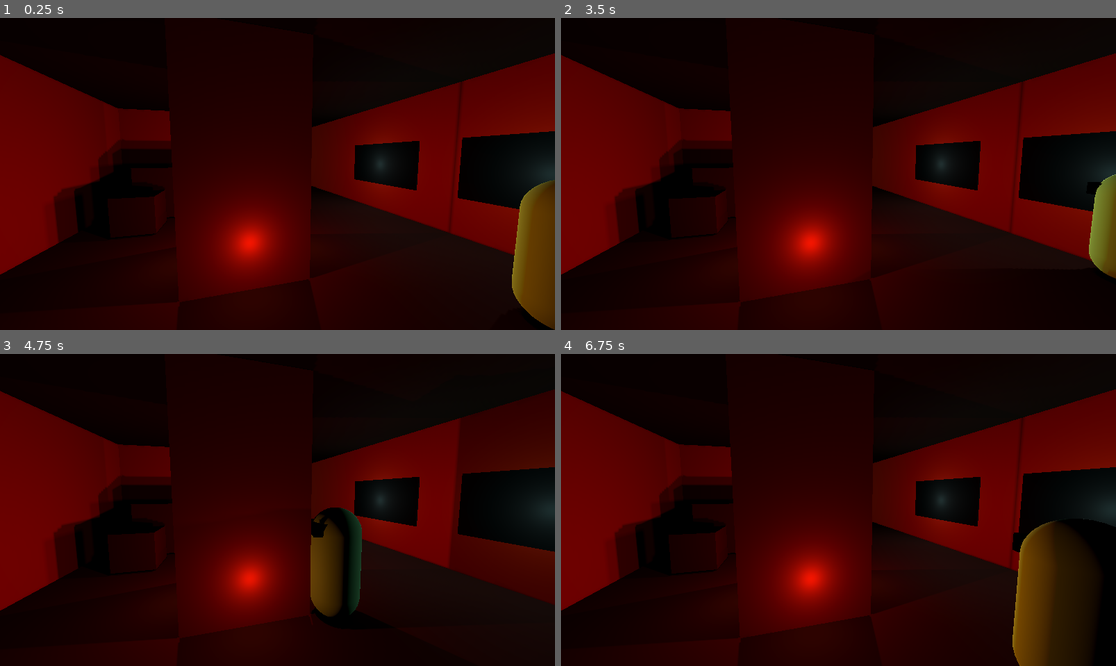
Above: before the commit, frames 1-4 (two rows, left to right).
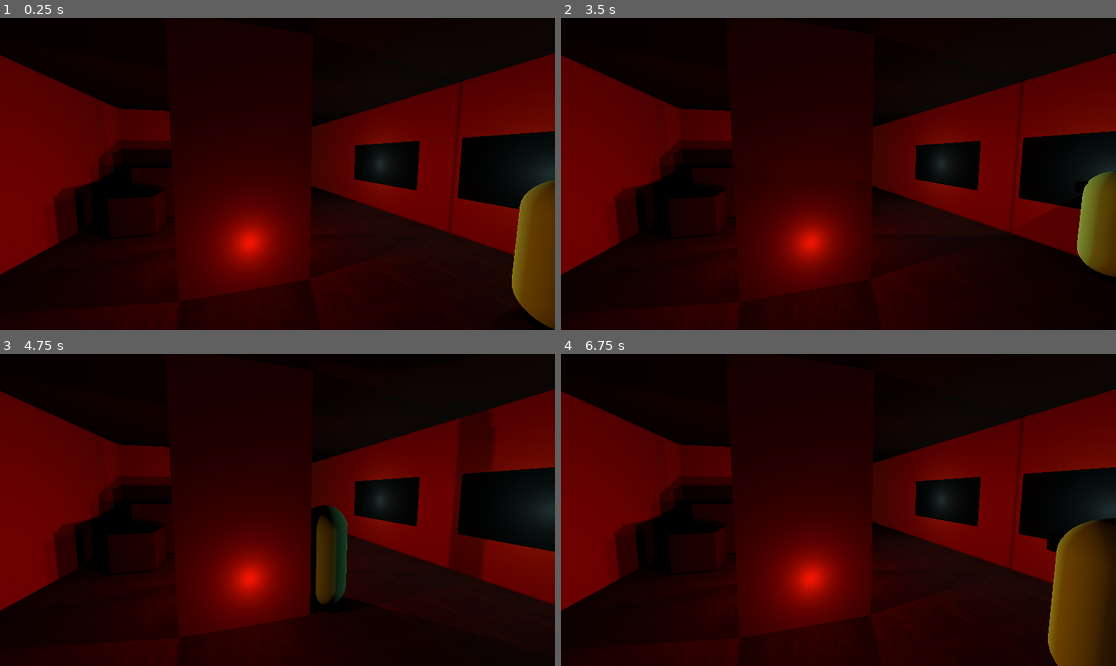
Above: after the commit, the same moments.

Repository: TRMashedelf/i-hate-cabin
Game: Godot game, scene res://Scenes/main.tscn
Same seed, same stepped clock (60 frames per second), same inputs: the game is played once before the commit and once after it.
Inputs:
- Up to frame 1 (0.25 s): no input
- Up to frame 2 (3.5 s): tap Enter at 0.5, 2 s; hold D (right) 0.53-1.28 s; hold Shift (sprint) 0.53-1.28 s; tap Space at 1.25, 2.75 s; hold S (backward) 1.28-2.03 s; tap Shift (sprint) at 1.35, 2.85 s; hold D (right) 2.03-2.78 s; hold Shift (sprint) 2.03-2.78 s; hold W (forward) from 2.78 s (still down)
- Up to frame 3 (4.75 s): release W (forward) at 3.53 s; hold Shift (sprint) 3.53-4.28 s; hold A (left) from 3.53 s (still down); tap Shift (sprint) at 4.35 s
- Up to frame 4 (6.75 s): release A (left) at 5.03 s; hold S (backward) 5.03-5.78 s; hold Shift (sprint) 5.03-5.78 s; hold D (right) 5.78-6.53 s; tap Shift (sprint) at 5.85 s; hold W (forward) from 6.53 s (still down); hold Shift (sprint) from 6.53 s (still down)

The runs differ from the first frame. In frame 2, 1.8% of the frame differs, in the area x 88-100%, y 48-84%; in frame 3, 6.4%; in frame 4, 8.1%, in the area x 81-100%, y 52-100%.

Commit message:
Added wood1 texture

Diff:
--- a/Scenes/test_level.tscn
+++ b/Scenes/test_level.tscn
@@ -1,11 +1,14 @@
 [gd_scene format=3 uid="uid://dqb48efubq7tr"]
 
 [ext_resource type="Material" uid="uid://dvhgswag0qdc" path="res://Materials/light brow.tres" id="1_iti4p"]
+[ext_resource type="Texture2D" uid="uid://c5hg6b1spvlo3" path="res://Textures/wood1.png" id="1_rsyfn"]
 [ext_resource type="Script" uid="uid://6xxhqjngmv4i" path="res://Scripts/camera_trigger.gd" id="2_dtjkg"]
 [ext_resource type="PackedScene" uid="uid://brcqxuihp30lv" path="res://Objects/Player/player.tscn" id="2_eglq2"]
 
 [sub_resource type="StandardMaterial3D" id="StandardMaterial3D_lpde8"]
-albedo_color = Color(0.21447405, 0.113729574, 0.08351145, 1)
+albedo_color = Color(0.46809137, 0.27521372, 0.2149598, 1)
+albedo_texture = ExtResource("1_rsyfn")
+uv1_triplanar = true
 
 [sub_resource type="StandardMaterial3D" id="StandardMaterial3D_iti4p"]
 albedo_color = Color(4.512258e-08, 0.1413427, 0.14292866, 0.6392157)
@@ -36,7 +39,7 @@
 size = Vector3(9.456787, 4.0859375, 4.9513855)
 
 [sub_resource type="BoxShape3D" id="BoxShape3D_7w7ni"]
-size = Vector3(4.1098633, 4.0859375, 10.290634)
+size = Vector3(3.6618652, 4.0859375, 10.290634)
 
 [node name="Test Level" type="Node3D" unique_id=136887075]
 
@@ -174,7 +177,7 @@
 script = ExtResource("2_dtjkg")
 
 [node name="CollisionShape3D" type="CollisionShape3D" parent="Cameras/Camera3/Area3D" unique_id=937003719]
-transform = Transform3D(0.965876, -0.0010508859, 0.25900835, 0.023466771, 0.9962592, -0.08346949, -0.25794446, 0.08670153, 0.96226305, 0.8727894, -0.17156386, -5.32526)
+transform = Transform3D(0.965876, -0.0010508859, 0.25900835, 0.023466771, 0.9962592, -0.08346949, -0.25794446, 0.08670153, 0.96226305, 1.0891445, -0.16630745, -5.3830385)
 shape = SubResource("BoxShape3D_7w7ni")
 
 [node name="Lights" type="Node3D" parent="." unique_id=146799615]
--- a/Scripts/player.gd
+++ b/Scripts/player.gd
@@ -1,7 +1,7 @@
 extends CharacterBody3D
 
-const SPEED = 2.0
-const SPRINT_SPEED = 5.0
+const SPEED = 2.3
+const SPRINT_SPEED = 4.5
 const TURN_SPEED = 5.0
 const SPRINT_TURN_SPEED = 10.0
 
Binary file added: Textures/wood1.png
Not shown, added: Textures/wood1.png.import
